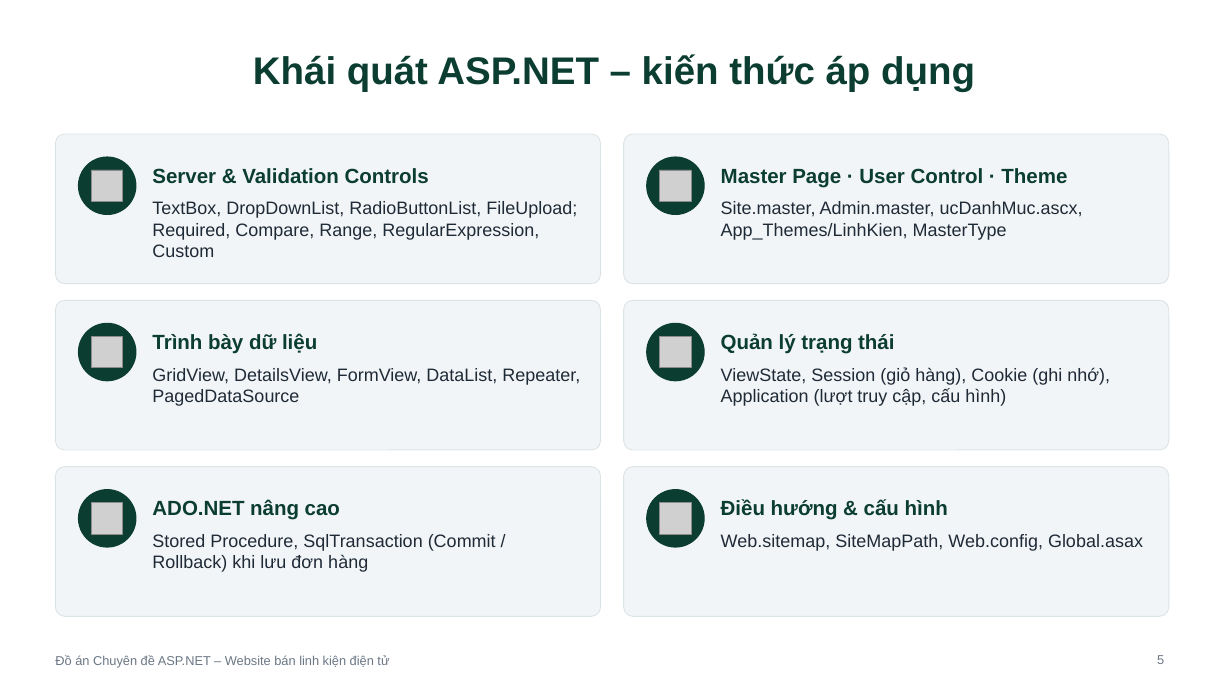
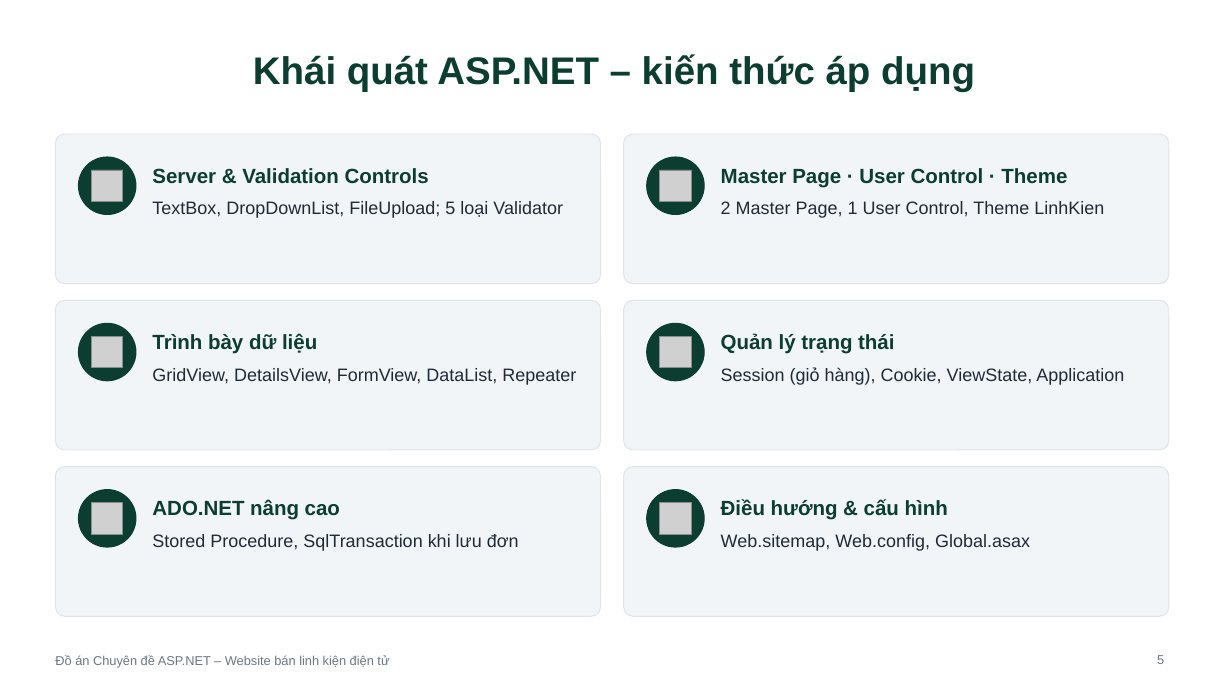
Before and after one commit to btduy10/ASPNET, a slide deck: slide 5 of thesis/abs/TrinhChieu_WebsiteBanLinhKien.pptx. Drawn at 1232x693 pixels with LibreOffice and Linux fonts; fonts in the diff are those of the drawing; grey boxes stand for pictures. Boxes give left, top, right and bottom in pixels: in the first picture for what was removed or moved away, otherwise in the second. Text is boxed around its words. In the diff, an @@ line names an element or a change of style, - is before the commit and + after.

```diff
--- a/thesis/abs/TrinhChieu_WebsiteBanLinhKien.pptx
+++ b/thesis/abs/TrinhChieu_WebsiteBanLinhKien.pptx
@@ text at <box>152,201,563,218</box>: text changed @@
-TextBox, DropDownList, RadioButtonList, FileUpload; Required, Compare, Range, RegularExpression, Custom
+TextBox, DropDownList, FileUpload; 5 loại Validator
@@ text at <box>721,201,1104,218</box>: text changed @@
-Site.master, Admin.master, ucDanhMuc.ascx, App_Themes/LinhKien, MasterType
+2 Master Page, 1 User Control, Theme LinhKien
@@ text at <box>152,368,576,385</box>: text changed @@
-GridView, DetailsView, FormView, DataList, Repeater, PagedDataSource
+GridView, DetailsView, FormView, DataList, Repeater
@@ text at <box>721,367,1124,385</box>: text changed @@
-ViewState, Session (giỏ hàng), Cookie (ghi nhớ), Application (lượt truy cập, cấu hình)
+Session (giỏ hàng), Cookie, ViewState, Application
@@ text at <box>152,534,519,551</box>: text changed @@
-Stored Procedure, SqlTransaction (Commit / Rollback) khi lưu đơn hàng
+Stored Procedure, SqlTransaction khi lưu đơn
@@ text at <box>721,534,1030,551</box>: text changed @@
-Web.sitemap, SiteMapPath, Web.config, Global.asax
+Web.sitemap, Web.config, Global.asax
```
Also in this commit, not shown: 4 other slides changed, 2 slides added, 5 slides removed.
